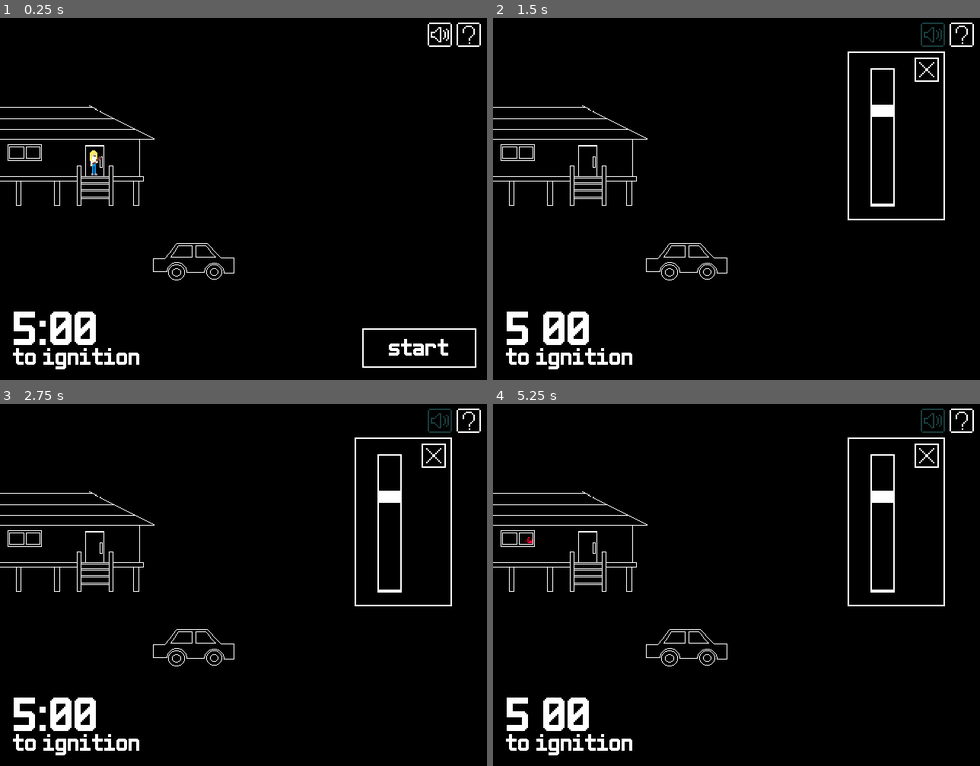
Above: before the commit, frames 1-4 (two rows, left to right).
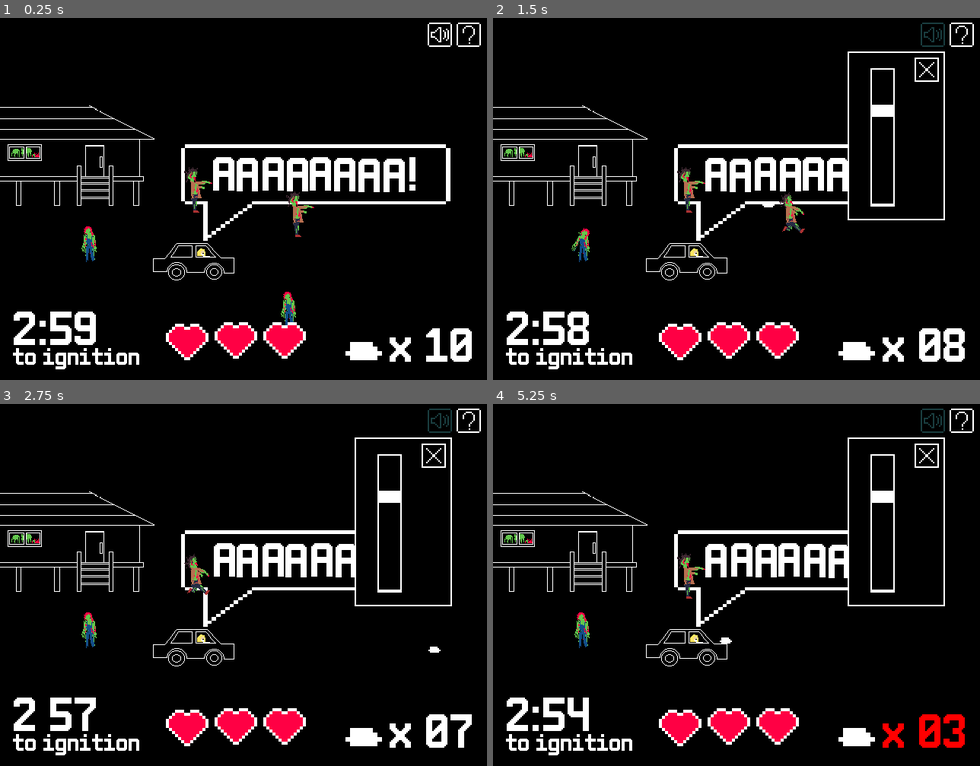
Above: after the commit, the same moments.

Repository: sanitygames/gameoff2022
Game: Godot game, scene res://game/Game.tscn
The game is run twice, just before and just after one commit, with the same random seed, the same clock (stepped at 60 frames per second) and the same inputs. Before the commit the project starts from res://title/Title.tscn.
Inputs (mouse positions are in pixels of both pictures, inside the frame that each line leads up to):
- Up to frame 1 (0.25 s): no input
- Up to frame 2 (1.5 s): click (911, 347) at 0.5 s, where only the run before the commit has a clickable "start"; click (931, 36) at 1.25 s
- Up to frame 3 (2.75 s): move the mouse to (350, 566) at 2.02 s; click (350, 566) at 2.17 s
- Up to frame 4 (5.25 s): move the mouse to (639, 603) at 2.77 s; click (639, 603) at 2.92 s; move the mouse to (785, 501) at 3.52 s; click (785, 501) at 3.67 s; move the mouse to (712, 657) at 4.27 s; click (712, 657) at 4.42 s; move the mouse to (882, 639) at 5.02 s; click (882, 639) at 5.17 s

The runs differ from the first frame. In frame 1, 8.0% of the frame differs, in the area x 2-98%, y 34-97%; in frame 2, 6.5%; in frame 3, 6.3%; in frame 4, 6.3%.

Commit message:
fukidasi impl start

Diff:
--- /dev/null
+++ b/game/Fukidasi.gd
@@ -0,0 +1,7 @@
+extends TextureRect
+
+func set_text(_word):
+	$Label.bbcode_text = formatter(_word)
+
+func formatter(_word):
+	return "[center][shake]%s![/shake][/center]" % _word
--- a/game/Game.tscn
+++ b/game/Game.tscn
@@ -109,6 +109,8 @@
 [ext_resource path="res://game/WeaponSpawner.gd" type="Script" id=107]
 [ext_resource path="res://game/Game.gd" type="Script" id=108]
 [ext_resource path="res://game/WeaponUI.gd" type="Script" id=109]
+[ext_resource path="res://resource/png/fukidasi.png" type="Texture" id=110]
+[ext_resource path="res://game/Fukidasi.gd" type="Script" id=111]
 
 [sub_resource type="SpriteFrames" id=1]
 animations = [ {
@@ -144,6 +146,29 @@
 __meta__ = {
 "_edit_lock_": true
 }
+
+[node name="Fukidasi" type="TextureRect" parent="."]
+margin_left = 113.0
+margin_top = 83.0
+margin_right = 299.0
+margin_bottom = 153.0
+texture = ExtResource( 110 )
+expand = true
+script = ExtResource( 111 )
+
+[node name="Label" type="RichTextLabel" parent="Fukidasi"]
+anchor_right = 1.0
+anchor_bottom = 1.0
+margin_left = 9.0
+margin_top = 7.0
+margin_right = -6.0
+margin_bottom = -31.0
+custom_fonts/normal_font = ExtResource( 106 )
+bbcode_enabled = true
+bbcode_text = "[center][shake]AAAAAAAA![/shake][/center]"
+meta_underlined = false
+text = "AAAAAAAA!"
+scroll_active = false
 
 [node name="RedBlood" type="AnimatedSprite" parent="."]
 position = Vector2( 80, 119.25 )
@@ -257,7 +282,8 @@
 text = "x 99"
 align = 2
 
-[node name="Debug" type="Node" parent="."]
+[node name="Debug" type="Node2D" parent="."]
+visible = false
 
 [node name="Button" type="Button" parent="Debug"]
 margin_left = 252.0
--- /dev/null
+++ b/global/Global.gd
@@ -0,0 +1,7 @@
+extends Node2D
+
+export (PackedScene) var zombie_particle_prefab
+
+func get_zombie_particle():
+	var p = zombie_particle_prefab.instance()
+	return p
--- /dev/null
+++ b/global/Global.tscn
@@ -0,0 +1,8 @@
+[gd_scene load_steps=3 format=2]
+
+[ext_resource path="res://global/Global.gd" type="Script" id=1]
+[ext_resource path="res://global/ZombieParticle.tscn" type="PackedScene" id=2]
+
+[node name="Global" type="Node2D"]
+script = ExtResource( 1 )
+zombie_particle_prefab = ExtResource( 2 )
--- /dev/null
+++ b/global/ZombieParticle.gd
@@ -0,0 +1,8 @@
+extends CPUParticles2D
+
+func _ready():
+	$AudioStreamPlayer.pitch_scale = lerp(0.5, 1.5, randf())
+	$AudioStreamPlayer2.pitch_scale = lerp(0.5, 2.5, randf())
+
+func _on_Timer_timeout():
+	queue_free()
--- /dev/null
+++ b/global/ZombieParticle.tscn
@@ -0,0 +1,37 @@
+[gd_scene load_steps=4 format=2]
+
+[ext_resource path="res://resource/sound/ゾンビに体をえぐられる.mp3" type="AudioStream" id=1]
+[ext_resource path="res://global/ZombieParticle.gd" type="Script" id=2]
+[ext_resource path="res://resource/sound/ゾンビの声1.mp3" type="AudioStream" id=3]
+
+[node name="ZombieParticle" type="CPUParticles2D"]
+emitting = false
+amount = 32
+lifetime = 2.0
+one_shot = true
+explosiveness = 1.0
+direction = Vector2( 0, 0 )
+spread = 180.0
+initial_velocity = 50.23
+initial_velocity_random = 0.57
+angular_velocity = 243.29
+angular_velocity_random = 1.0
+scale_amount = 3.76
+scale_amount_random = 1.0
+color = Color( 0.388235, 0.780392, 0.301961, 1 )
+hue_variation = 0.19
+hue_variation_random = 1.0
+script = ExtResource( 2 )
+
+[node name="AudioStreamPlayer" type="AudioStreamPlayer" parent="."]
+stream = ExtResource( 1 )
+autoplay = true
+
+[node name="AudioStreamPlayer2" type="AudioStreamPlayer" parent="."]
+stream = ExtResource( 3 )
+autoplay = true
+
+[node name="Timer" type="Timer" parent="."]
+autostart = true
+
+[connection signal="timeout" from="Timer" to="." method="_on_Timer_timeout"]
--- a/ignition_timer/IgnitionTimer.tscn
+++ b/ignition_timer/IgnitionTimer.tscn
@@ -7,6 +7,7 @@
 [node name="IgnitionTimer" type="Node2D"]
 position = Vector2( 8, 191 )
 script = ExtResource( 3 )
+timer = 180.0
 
 [node name="Timer" type="Label" parent="."]
 margin_right = 64.0
--- a/project.godot
+++ b/project.godot
@@ -10,12 +10,13 @@
 
 [application]
 
-config/name="Five minute to ignition"
-run/main_scene="res://title/Title.tscn"
+config/name="Three minute to ignition"
+run/main_scene="res://game/Game.tscn"
 config/icon="res://icon.png"
 
 [autoload]
 
+Global="*res://global/Global.tscn"
 SoundManager="*res://sound_manager/SoundManager.tscn"
 Ui="*res://ui/UI.tscn"
 
--- a/zombie/Zombie.gd
+++ b/zombie/Zombie.gd
@@ -23,3 +23,10 @@
 	frame += 1
 	sprite.frame = frame % sprite.frames.get_frame_count("default")
 	$FrameTimer.wait_time = randf() * randf()
+
+
+func _on_WeaponCollision_body_entered(_body:Node):
+	var p = Global.get_zombie_particle()
+	p.position = position
+	owner.add_child(p)
+	queue_free()
--- a/zombie/Zombie.tscn
+++ b/zombie/Zombie.tscn
@@ -22,19 +22,32 @@
 "speed": 5.0
 } ]
 
+[sub_resource type="RectangleShape2D" id=3]
+extents = Vector2( 2.375, 11.125 )
+
 [node name="Zombie" type="Node2D"]
 position = Vector2( 73, 160 )
 script = ExtResource( 5 )
 
 [node name="AnimatedSprite" type="AnimatedSprite" parent="."]
+position = Vector2( 2, 1 )
 scale = Vector2( 0.5, 0.5 )
 frames = SubResource( 1 )
 
 [node name="AnimatedSprite2" type="AnimatedSprite" parent="."]
+position = Vector2( -1, -1 )
 scale = Vector2( 0.5, 0.5 )
 frames = SubResource( 2 )
 
 [node name="FrameTimer" type="Timer" parent="."]
 autostart = true
 
+[node name="WeaponCollision" type="Area2D" parent="."]
+collision_layer = 0
+
+[node name="CollisionShape2D" type="CollisionShape2D" parent="WeaponCollision"]
+position = Vector2( -0.375, -0.875 )
+shape = SubResource( 3 )
+
 [connection signal="timeout" from="FrameTimer" to="." method="_on_Timer_timeout"]
+[connection signal="body_entered" from="WeaponCollision" to="." method="_on_WeaponCollision_body_entered"]
Not shown: 1 places in game/Game.tscn that only renumber resources
Binary file added: resource/png/fukidasi.png
Not shown, added: resource/png/fukidasi.png.import
Not shown, added: resource/sound/ゾンビに体をえぐられる.mp3.import
Not shown, added: resource/sound/ゾンビの声1.mp3.import
Not shown: 1 places in zombie/Zombie.tscn that only renumber resources
Not shown, added: resource/sound/ゾンビに体をえぐられる.mp3
Not shown, added: resource/sound/ゾンビの声1.mp3
